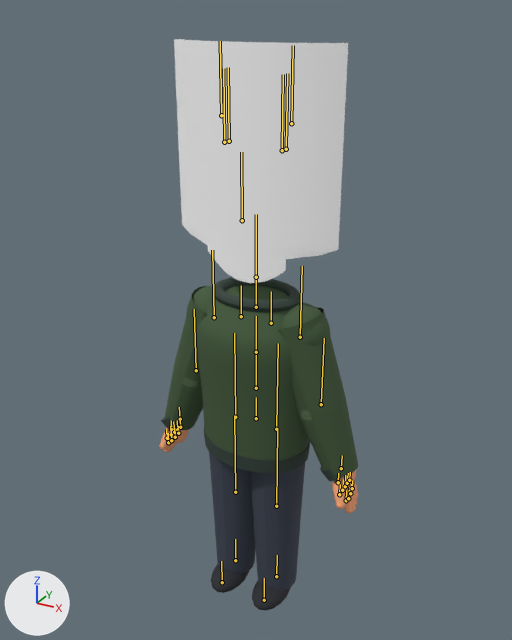
Renders of the glTF model public/assets/avatar.glb from each side of a commit.
Before and after are seen from a camera (50 mm lens) standing at (1.2, -2.18, 2.39) and looking at (0.0, 0.0, 1.3). Lighting does not change. The marker at lower left points along +X, +Y and +Z. The first picture is the older version. The bones that bend it are drawn over the model as lines.
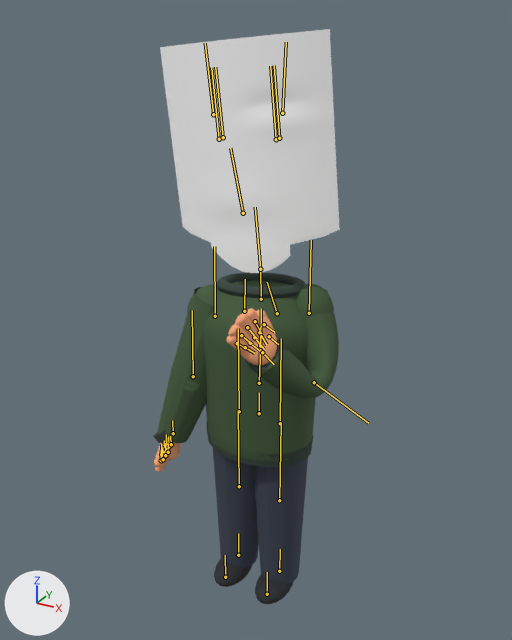
The newer file adds an action. The first version stands in its rest pose; the second is drawn at frame 29 of the action 'Handshake67'.

Changed parts and their boxes [x1, y1, x2, y2] in the pictures (512 x 640 px):
'Mesh_0', posed (6% narrower): before [159, 39, 358, 611]; after [153, 29, 340, 604]
bone 'Hips', root to tip: before (256, 418) to (256, 397); after (259, 413) to (259, 392)
bone 'Spine', root to tip: before (256, 388) to (256, 352); after (259, 383) to (260, 346)
bone 'Chest', root to tip: before (256, 352) to (256, 316); after (260, 346) to (261, 308)
bone 'Neck', root to tip: before (256, 307) to (256, 277); after (261, 299) to (260, 269)
bone 'Head', root to tip: before (256, 277) to (256, 214); after (260, 269) to (255, 207)
bone 'Brow_L', root to tip: before (291, 123) to (293, 45); after (282, 113) to (286, 42)
bone 'Shoulder_L', root to tip: before (271, 323) to (271, 291); after (277, 313) to (267, 282)
bone 'UpperArm_L', root to tip: before (300, 337) to (302, 266); after (309, 313) to (311, 240)
bone 'LowerArm_L', root to tip: before (321, 404) to (324, 338); after (314, 382) to (368, 423)
bone 'Hand_L', root to tip: before (341, 468) to (342, 455); after (262, 352) to (274, 364)
bone 'Thumb1_L', root to tip: before (338, 482) to (338, 473); after (269, 336) to (278, 344)
bone 'Index1_L', root to tip: before (342, 490) to (343, 479); after (259, 332) to (266, 344)
bone 'Pinky1_L', root to tip: before (349, 480) to (350, 472); after (245, 347) to (254, 353)

What the commit changed:
Bone 'Hips' (bone_hips) moves from (0.0, 0.0, 0.0) to (0.0, 0.01, -0.028).
Bone 'Spine' (bone_spine) turns from (0, 0, 0) to (-4, 6, 0) degrees about its own x, y and z.
Bone 'Chest' (bone_chest) turns from (0, 0, 0) to (-5, 8, 3) degrees about its own x, y and z.
Bone 'Neck' (bone_neck) turns from (0, 0, 0) to (4, -4, 0) degrees about its own x, y and z.
Bone 'Head' (bone_head) turns from (0, 0, 0) to (4, -6, 3) degrees about its own x, y and z.
Bone 'Brow_L' (bone_brow_l) turns from (0, 0, 0) to (-19, 0, 0) degrees about its own x, y and z.
Bone 'Shoulder_L' (bone_shoulder_l) turns from (0, 0, 0) to (-1, -4, 20) degrees about its own x, y and z.
Bone 'UpperArm_L' (bone_upperarm_l) turns from (0, 0, 0) to (-31, -54, 11) degrees about its own x, y and z.
Bone 'LowerArm_L' (bone_lowerarm_l) turns from (0, 0, 0) to (-123, -4, -24) degrees about its own x, y and z.
Bone 'Hand_L' (bone_hand_l) turns from (0, 0, 0) to (-10, -19, 3) degrees about its own x, y and z.
Bone 'Thumb1_L' (bone_thumb1_l) turns from (0, 0, 0) to (7, -33, -12) degrees about its own x, y and z.
Bone 'Index1_L' (bone_index1_l) turns from (0, 0, 0) to (-14, 0, -2) degrees about its own x, y and z.
Bone 'Pinky1_L' (bone_pinky1_l) turns from (0, 0, 0) to (16, 1, -4) degrees about its own x, y and z.
